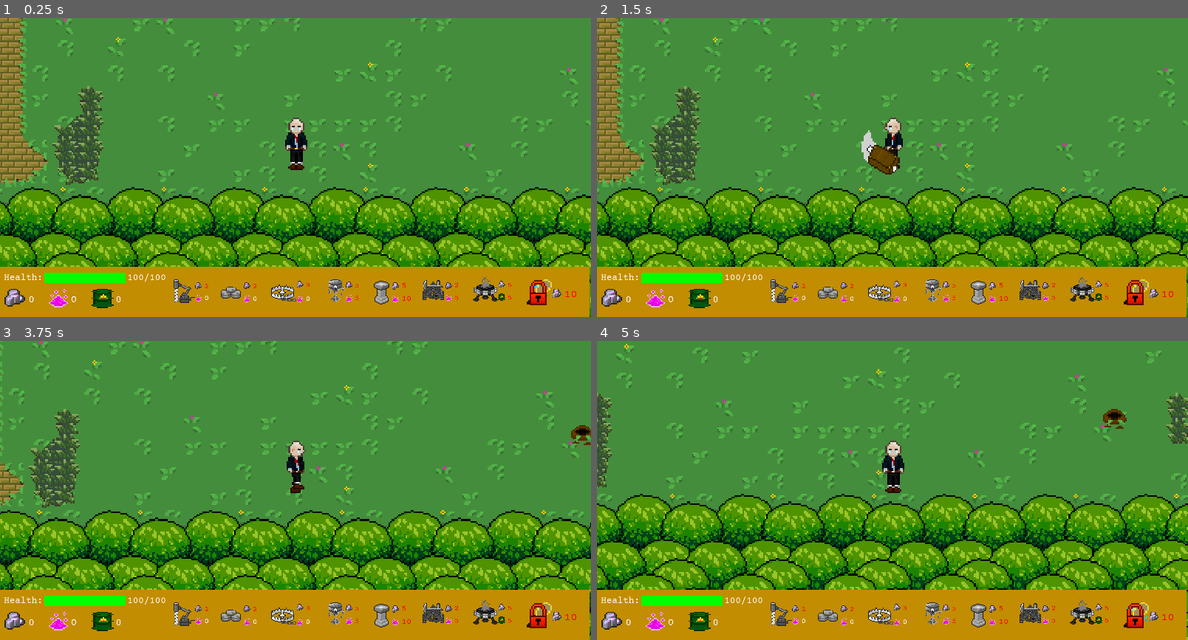
Above: before the commit, frames 1-4 (two rows, left to right).
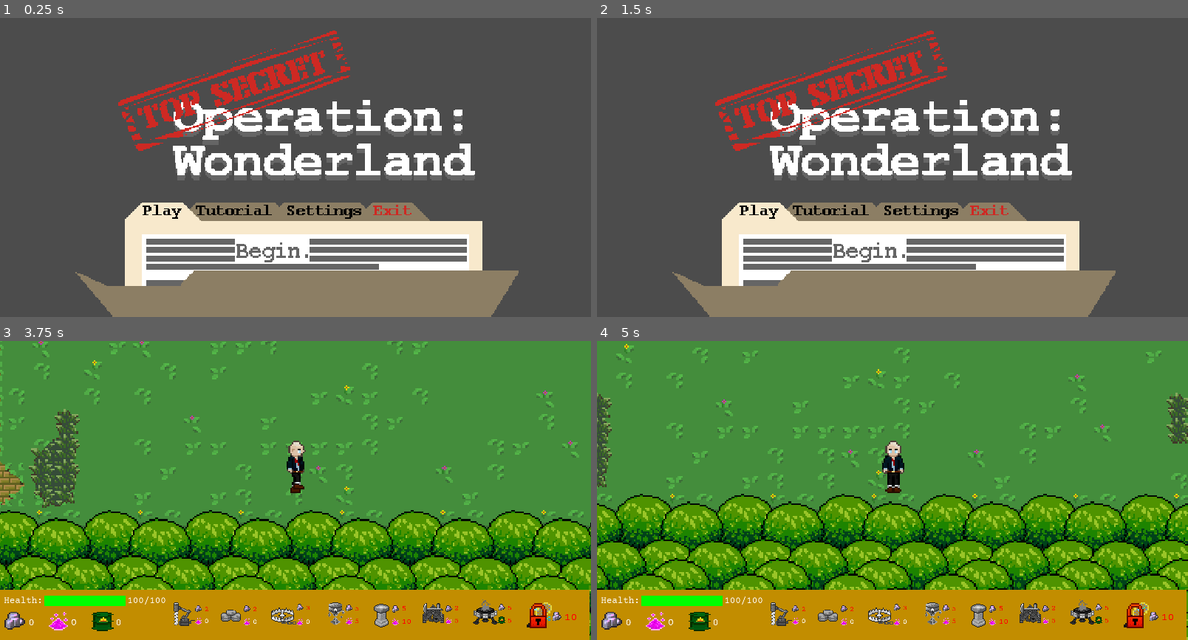
Above: after the commit, the same moments.

Repository: rakthalekk/CSC281-Project
Game: Godot game, scene res://src/MainMenu.tscn
Same seed, same stepped clock (60 frames per second), same inputs: the game is played once before the commit and once after it. Before the commit the project starts from res://src/Main.tscn. The engine's default icon, where the game draws it, is replaced by a stand-in: a white triangle on a blue panel in a dark square.
Inputs (mouse positions are in pixels of both pictures, inside the frame that each line leads up to):
- Up to frame 1 (0.25 s): no input
- Up to frame 2 (1.5 s): click (756, 212) at 0.52 s; click (756, 212) at 1.27 s
- Up to frame 3 (3.75 s): click (271, 571) at 2.02 s; click (537, 616) at 2.75 s; tap Enter at 3.5 s; move the mouse to (425, 475) at 3.52 s; hold D (right) from 3.53 s (still down); hold 1 (1) from 3.53 s (still down)
- Up to frame 4 (5 s): tap 2 (2) at 3.8, 4.35 s; move the mouse to (774, 505) at 4.27 s; release D (right) at 4.28 s; release 1 (1) at 4.28 s; hold S (down) from 4.28 s (still down); tap 3 (3) at 4.55 s

The runs differ from the first frame. In frame 1, 99% of the frame differs, in the area x 0-100%, y 0-100%; in frame 2, 99%; in frame 3, 0.2%; in frame 4, 0.2%.

Commit message:
game

Diff:
--- a/281-Project/MainMenu.gd
+++ /dev/null
@@ -1,8 +0,0 @@
-extends Control
-
-func _on_StartButton_pressed():
-	get_tree().change_scene("res://src/Main.tscn")
-
-
-func _on_QuitButton_pressed():
-	get_tree().quit()
--- a/281-Project/project.godot
+++ b/281-Project/project.godot
@@ -51,7 +51,7 @@
 [application]
 
 config/name="281-Project"
-run/main_scene="res://src/Main.tscn"
+run/main_scene="res://src/MainMenu.tscn"
 config/icon="res://icon.png"
 
 [autoload]
--- a/281-Project/src/Enemy.gd
+++ b/281-Project/src/Enemy.gd
@@ -24,6 +24,12 @@
 
 # Called when the node enters the scene tree for the first time.
 func _ready():
+	if Global.difficulty == 0:
+		max_health -= 10
+	elif Global.difficulty == 2:
+		max_health += 10
+
+	hp = max_health
 	anim_player.play("RESET")
 	yield(parent, "ready")
 	nav = parent.nav
--- a/281-Project/src/GrassTileMap.gd
+++ b/281-Project/src/GrassTileMap.gd
@@ -55,7 +55,7 @@
 var minChance = 0.25 #2/8 At the start of the map, this is the chance of burrows spawning
 var maxChance = 0.5 #6/8At the back part of the map
 var minBurrowsSpawned = 20 #Spawn at least this many burrows
-var maxBurrowsSpawned = -1 #Spawn at most this many burrows - use -1 for no limit
+var maxBurrowsSpawned = 25 #Spawn at most this many burrows - use -1 for no limit
 
 # Fairy Log Variables
 export(bool) var fairyLogs = true #Spawn Fairy Logs randomly
@@ -90,6 +90,13 @@
 
 # Called when the node enters the scene tree for the first time.
 func _ready():
+	if Global.difficulty == 0:
+		minBurrowsSpawned = 15
+		maxBurrowsSpawned = 20
+	elif Global.difficulty == 2:
+		minBurrowsSpawned = 25
+		maxBurrowsSpawned = 30
+
 	if randomizeMap:
 		rng.randomize()
 		generate2()
--- a/281-Project/src/HUD.gd
+++ b/281-Project/src/HUD.gd
@@ -6,7 +6,7 @@
 const FIRETOWER_IMG = preload("res://assets/Resources/flamethrowercursor.png")
 const HEALTOWER_IMG = preload("res://assets/Resources/healingtowercursor.png")
 const WALL_IMG = preload("res://assets/Resources/wallcursor.png")
-const BEARTRAP_IMG = preload("res://icon.png")
+const BEARTRAP_IMG = preload("res://assets/Resources/beartrapcursor.png")
 const ORE_IMG = preload("res://assets/Resources/ore.png")
 const DUST_IMG = preload("res://assets/Resources/fairydust.png")
 const OIL_IMG = preload("res://assets/Resources/oilbarrel.png")
--- a/281-Project/src/Main.gd
+++ b/281-Project/src/Main.gd
@@ -43,6 +43,11 @@
 onready var playerCoords = Vector2(0,0)
 
 func _ready():
+	if Global.difficulty == 0:
+		frog_max -= 2
+	elif Global.difficulty == 2:
+		frog_max += 2
+
 	for pos in tilemap.logLocations:
 		update_log_navigation(pos)
 
--- a/281-Project/src/MainMenu.gd
+++ b/281-Project/src/MainMenu.gd
@@ -17,7 +17,7 @@
 	_on_PlayTab_pressed()
 	MusicSliderVisual.rect_size.x = Global.music * 230
 	soundSliderVisual.rect_size.x = Global.sound * 230
-	difficultyVisual.frame = 1
+	difficultyVisual.frame = Global.difficulty
 	setSoundVolumes(Global.sound)
 	setMusicVolume(Global.music)
 
--- a/281-Project/src/Snake Controller.gd
+++ b/281-Project/src/Snake Controller.gd
@@ -10,7 +10,13 @@
 
 # Called when the node enters the scene tree for the first time.
 func _ready():
-	for i in range (20):
+	head.segments = 20
+	if Global.difficulty == 0:
+		head.segments = 15
+	elif Global.difficulty == 2:
+		head.segments = 25
+
+	for i in range (head.segments):
 		add_segment(i)
 	#get_node("Snake Head").bodies = bodies
 	emit_signal("bodies_ready", bodies)
Binary file added: 281-Project/assets/Resources/beartrapcursor.png
Not shown, added: 281-Project/assets/Resources/beartrapcursor.png.import
Binary file changed: 281-Project/assets/Resources/flamethrowercursor.png
Not shown, changed: 281-Project/export_presets.cfg
Not shown, added: 281-Project/exports/Operation_Wonderland_Linux/Operation_Wonderland.pck
Not shown, added: 281-Project/exports/Operation_Wonderland_Linux/Operation_Wonderland.x86_64
Not shown, added: 281-Project/exports/Operation_Wonderland_Web/index.apple-touch-icon.png
Not shown, added: 281-Project/exports/Operation_Wonderland_Web/index.audio.worklet.js
Not shown, added: 281-Project/exports/Operation_Wonderland_Web/index.icon.png
Not shown, added: 281-Project/exports/Operation_Wonderland_Web/index.pck
Not shown, added: 281-Project/exports/Operation_Wonderland_Web/index.png
Not shown, added: 281-Project/exports/Operation_Wonderland_Web/index.wasm
(and 3 more such lines)
